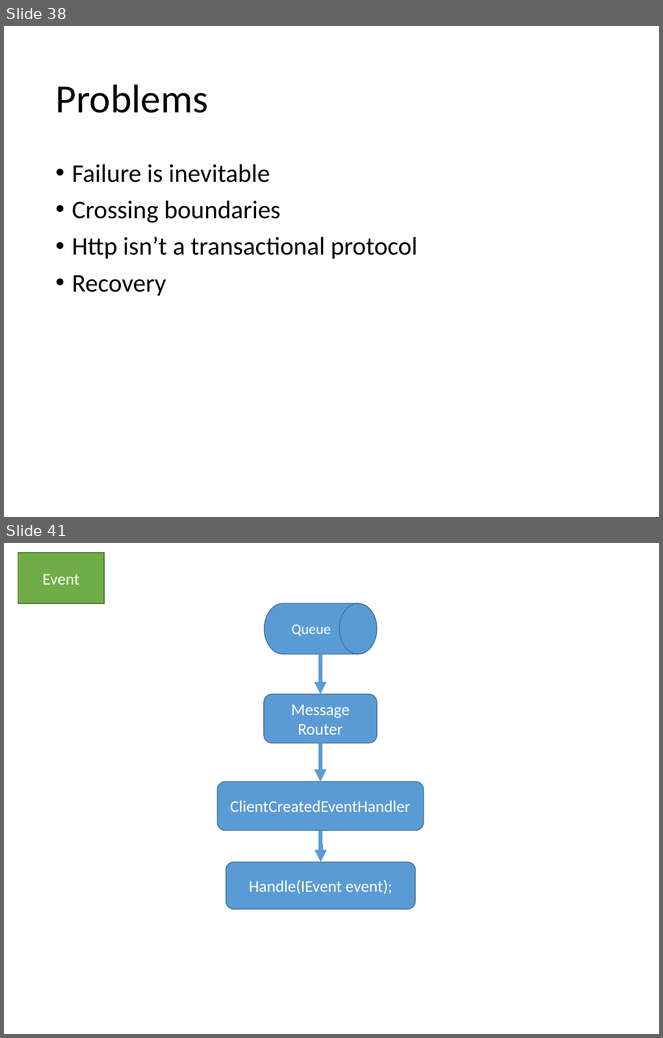
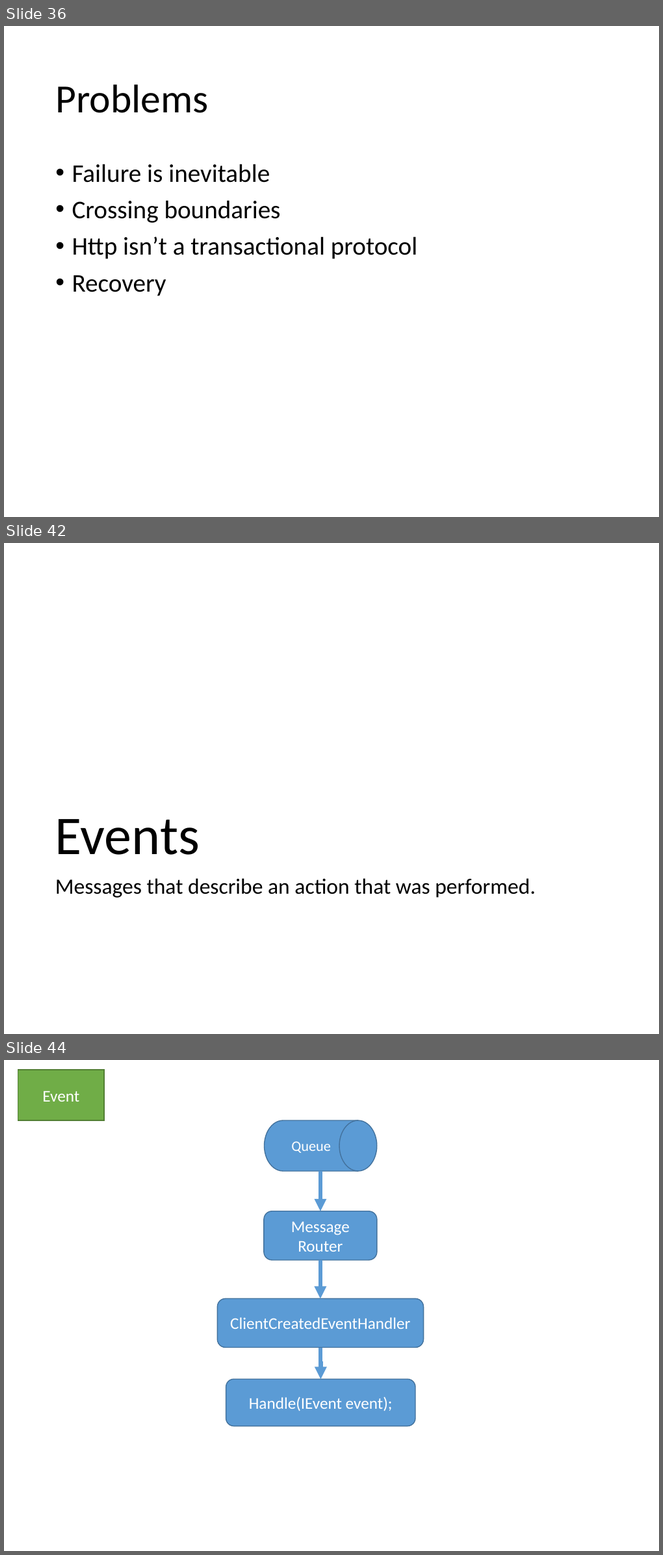
Before and after one commit to keithelder/StartR, a slide deck: slides/WebAppsReImagined.pptx. Shown one above the other, each under a label of ours: slides 38 and 41 before the commit, slides 36, 42 and 44 after it; the slides between them are not shown. The pictures are 663x1038 and 663x1555 pixels, drawn with LibreOffice and Linux fonts; fonts in the diff are those of the drawing. Boxes give left, top, right and bottom in pixels: in the first picture for what was removed or moved away, otherwise in the second. Text is boxed around its words. In the diff, an @@ line names an element or a change of style, - is before the commit and + after.

```diff
--- a/slides/WebAppsReImagined.pptx
+++ b/slides/WebAppsReImagined.pptx
@@ slide 42 added at bbox=[4, 543, 659, 1034], background #FFFFFF @@
@@ title added at bbox=[55, 819, 200, 855], 60 pt, text #000000 @@
+Events
@@ text added at bbox=[55, 878, 536, 898], 24 pt, text #000000 @@
+Messages that describe an action that was performed.
@@ what was slide 38 is now slide 36 @@
@@ what was slide 41 is now slide 44 @@
```
Also in this commit, not shown: 2 slides changed, 6 other slides added, 4 slides removed.
